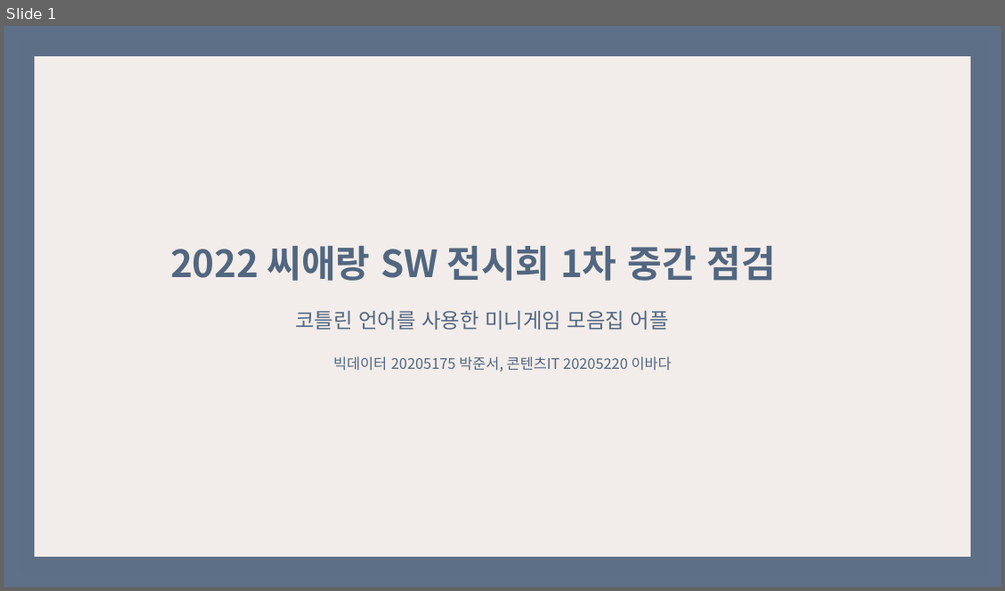
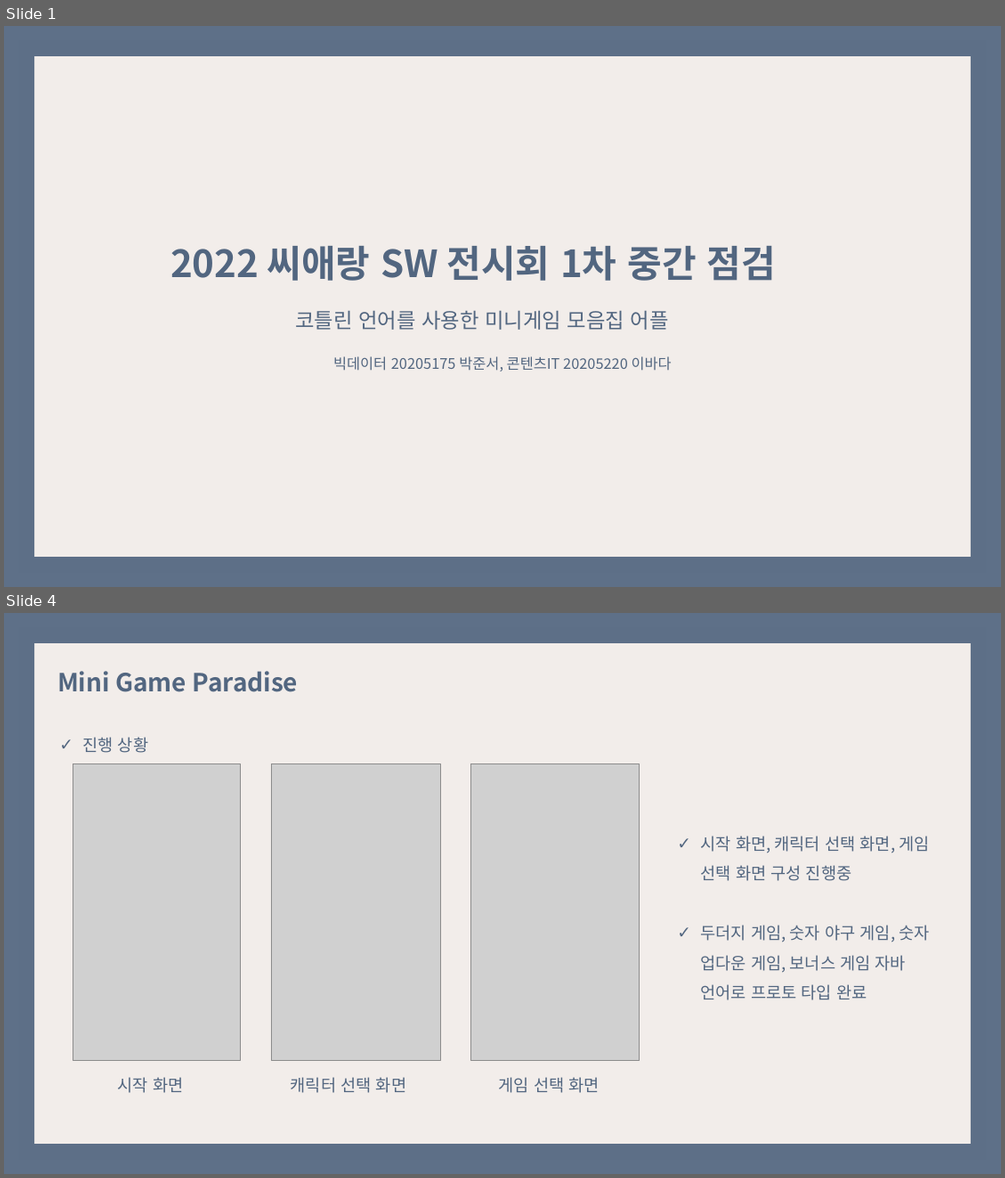
Before and after one commit to lbd0/2022_SoftwareExhibition, a slide deck: 2022_씨애랑SW전시회1차중간점검_20205175박준서,20205220이바다.pptx. Shown one above the other, each under a label of ours: slide 1 before the commit, slides 1 and 4 after it; the slides between them are not shown. The pictures are 1005x591 and 1005x1178 pixels, drawn with LibreOffice and Linux fonts; fonts in the diff are those of the drawing; grey boxes stand for pictures. Boxes give left, top, right and bottom in pixels: in the first picture for what was removed or moved away, otherwise in the second. Text is boxed around its words. In the diff, an @@ line names an element or a change of style, - is before the commit and + after.

```diff
--- a/2022_씨애랑SW전시회1차중간점검_20205175박준서,20205220이바다.pptx
+++ b/2022_씨애랑SW전시회1차중간점검_20205175박준서,20205220이바다.pptx
@@ slide 4 added at [4, 613, 1001, 1174], background #FFFFFF @@
@@ rectangle added at [19, 627, 987, 1159], fill #F2EDEA, outline #526680 30 pt @@
@@ text added at [57, 671, 299, 692], 24 pt, text #526680, bold @@
+Mini Game Paradise
@@ text added at [83, 737, 148, 753], 16 pt, text #526680 @@
+✓ 진행 상황
@@ picture added at [73, 763, 241, 1060] @@
@@ picture added at [271, 763, 440, 1060] @@
@@ picture added at [471, 763, 639, 1060] @@
@@ text added at [701, 835, 929, 1000], 16 pt, text #526680 @@
+✓ 시작 화면, 캐릭터 선택 화면, 게임 선택 화면 구성 진행중
+✓ 두더지 게임, 숫자 야구 게임, 숫자 업다운 게임, 보너스 게임 자바 언어로 프로토 타입 완료
@@ text added at [118, 1077, 183, 1093], 16 pt, text #526680 @@
+시작 화면
@@ text added at [291, 1077, 406, 1093], 16 pt, text #526680 @@
+캐릭터 선택 화면
@@ text added at [499, 1077, 599, 1093], 16 pt, text #526680 @@
+게임 선택 화면
```
Also in this commit, not shown: 1 slide changed, 2 other slides added, 1 slide removed.
